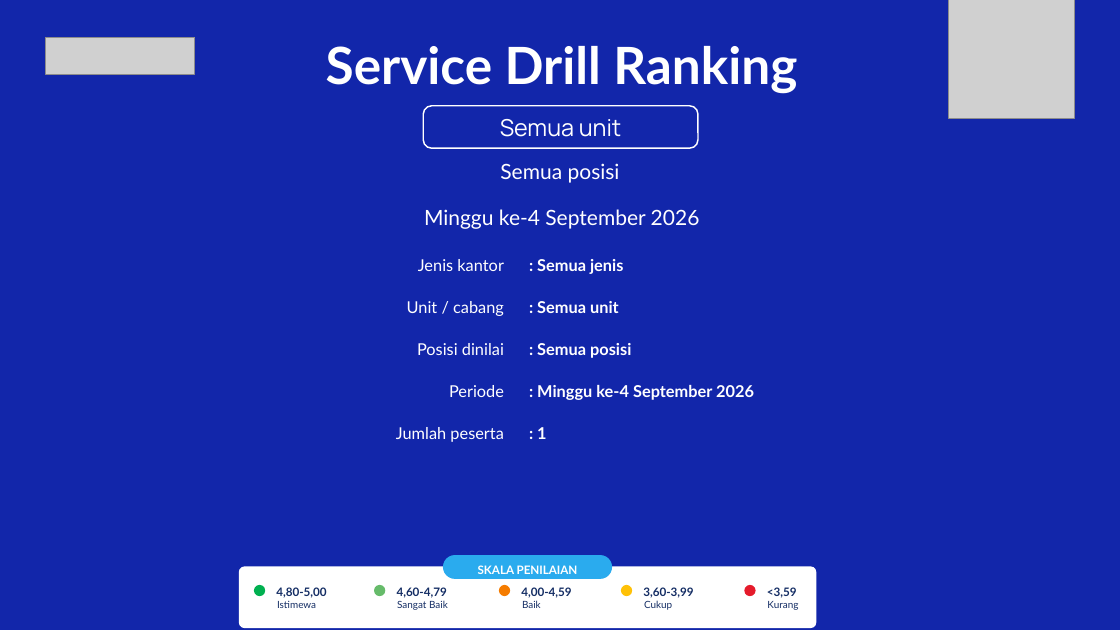
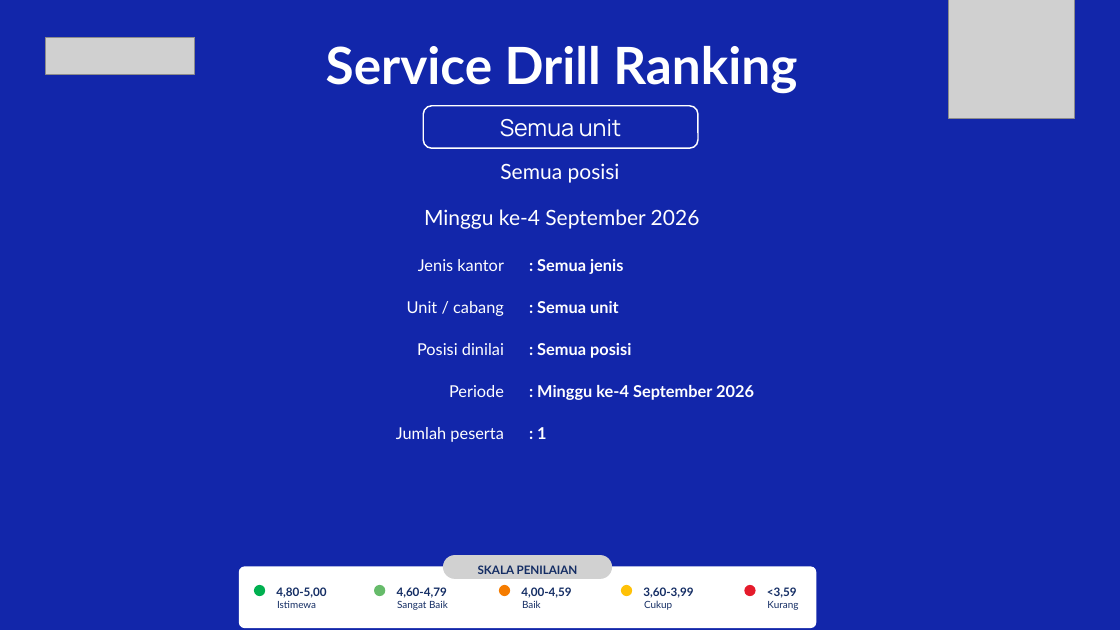
Before and after one commit to hengkiyudijanto/btn-sip, a slide deck: slide 1 of ranking-nyata.pptx. Drawn at 1120x630 pixels with LibreOffice and Linux fonts; fonts in the diff are those of the drawing; grey boxes stand for pictures; background and template pictures are left out. Boxes give left, top, right and bottom in pixels: in the first picture for what was removed or moved away, otherwise in the second. Text is boxed around its words. In the diff, an @@ line names an element or a change of style, - is before the commit and + after.

Commit message:
Ranking PPTX: latar label SKALA PENILAIAN jadi #D1D1D1
Latar kotak label disamakan dengan warna garis batas kotak nilai (#D1D1D1)
sesuai permintaan user.

Karena latarnya jadi terang, warna teksnya ikut diganti dari putih ke biru
tua #142D64 — teks putih di atas abu terang tidak terbaca. Warna teks
dipisah jadi konstanta WARNA_TEKS_LABEL_LEGENDA supaya mudah disetel.

127 unit test lulus.

```diff
--- a/ranking-nyata.pptx
+++ b/ranking-nyata.pptx
@@ text "SKALA PENILAIAN" at [478,565,578,574]: text colour #FFFFFF to #142D64 @@
@@ rounded rectangle at [444,556,612,579]: fill #2AABEE to #D1D1D1; outline #2AABEE 1 pt to #D1D1D1 1 pt @@
```
Also in this commit, not shown: 1 other slide changed, 3 other files.
